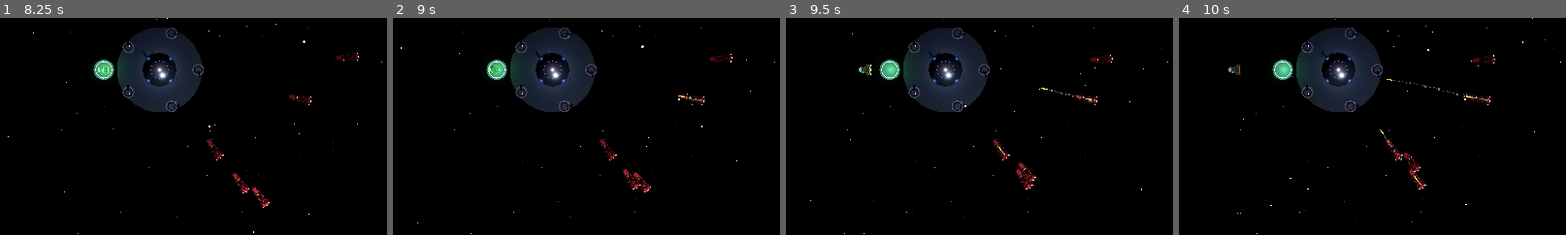
Above: before the commit, frames 1-4 (left to right).
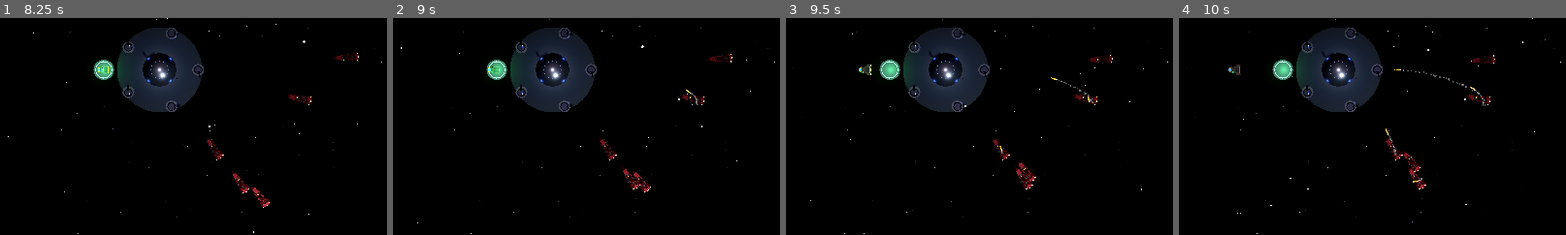
Above: after the commit, the same moments.

Repository: rgjhawkins/towerdefence
Game: Godot game, scene res://main_menu.tscn
The game is run twice, just before and just after one commit, with the same random seed, the same clock (stepped at 60 frames per second) and the same inputs.
Inputs (mouse positions are % of the whole screen's width and height, from its top left):
- Up to frame 1 (8.25 s): click "Start Game" at 0.5 s; click "+" at 1.25 s; click "+" at 2 s; move the mouse to (72, 45) at 2.77 s; hold Right (ui_right) 2.78-3.5 s; click (72, 45) at 2.92 s; drag from (30, 55) to (45, 70) at 3.52 s; move the mouse to (60, 28) at 4.27 s; hold Right (ui_right) 4.28-5 s; drag from (45, 70) to (20, 35) at 5.02 s; move the mouse to (80, 65) at 5.77 s; hold Left (ui_left) 5.78-6.5 s; drag from (20, 35) to (35, 25) at 6.52 s; move the mouse to (55, 50) at 7.27 s; hold Left (ui_left) 7.28-8 s; click (55, 50) at 7.42 s; drag from (35, 25) to (30, 55) at 8.02 s
- Up to frame 2 (9 s): move the mouse to (72, 45) at 8.77 s; hold Up (ui_up) from 8.78 s (still down)
- Up to frame 3 (9.5 s): keep holding Up (ui_up)
- Up to frame 4 (10 s): release Up (ui_up) at 9.5 s; drag from (30, 55) to (45, 70) at 9.52 s
The pictures show only the part of the screen within x 29-79%, y 38-88%; the shares and areas given below are measured in that part.

Frame 1 is identical in both runs. In frame 2, less than 0.1% of the frame differs, in the area x 73-81%, y 33-41%; in frame 3, 0.1%; in frame 4, 0.3%, in the area x 51-81%, y 23-77%.

Commit message:
Add guided missiles with random launch angles
- Missiles launch at random angles within forward 180 degrees
- Upward pitch bias for dramatic launch effect
- Guided behavior: missiles gradually turn toward station
- Turn rate of 2.0 for smooth trajectory correction

Co-Authored-By: Claude Opus 4.5 <noreply@anthropic.com>

Diff:
--- a/alien.gd
+++ b/alien.gd
@@ -71,6 +71,24 @@
 		var launch_offset := Vector3(0, 0.5, 0)
 		missile.global_position = global_position + launch_offset
 		missile.target_position = target_position
+
+		# Generate random launch direction within forward 180 degrees
+		var forward := (target_position - global_position).normalized()
+		# Random angle within hemisphere (-90 to +90 degrees from forward)
+		var random_yaw := randf_range(-PI / 2, PI / 2)
+		var random_pitch := randf_range(-PI / 4, PI / 2)  # Bias upward for launch effect
+
+		# Create rotation basis and apply to forward direction
+		var right := forward.cross(Vector3.UP).normalized()
+		var up := right.cross(forward).normalized()
+
+		# Rotate forward by yaw (left/right) and pitch (up/down)
+		var launch_dir := forward
+		launch_dir = launch_dir.rotated(Vector3.UP, random_yaw)
+		launch_dir = launch_dir.rotated(right, random_pitch)
+		launch_dir = launch_dir.normalized()
+
+		missile.launch_direction = launch_dir
 		get_tree().root.add_child(missile)
 
 
--- a/missile.gd
+++ b/missile.gd
@@ -8,8 +8,11 @@
 @export var wobble_strength: float = 3.0
 @export var wobble_frequency: float = 4.0
 @export var curve_strength: float = 2.0
+@export var turn_rate: float = 2.0  # How fast missile corrects toward target
 
 var target_position: Vector3 = Vector3.ZERO
+var launch_direction: Vector3 = Vector3.FORWARD  # Initial launch direction
+var current_direction: Vector3 = Vector3.FORWARD  # Current travel direction
 var age: float = 0.0
 var wobble_offset: float = 0.0
 var curve_direction: Vector3 = Vector3.ZERO
@@ -20,6 +23,8 @@
 func _ready() -> void:
 	# Start at initial slow speed
 	current_speed = initial_speed
+	# Set initial direction from launch direction
+	current_direction = launch_direction.normalized()
 	# Random phase offset for wobble
 	wobble_offset = randf() * TAU
 	# Random perpendicular curve direction
@@ -35,13 +40,16 @@
 	# Accelerate over time
 	current_speed = minf(current_speed + acceleration * delta, max_speed)
 
-	# Base direction towards target
+	# Calculate direction towards target
 	var to_target := target_position - global_position
 	var distance := to_target.length()
-	var base_direction := to_target.normalized()
+	var target_direction := to_target.normalized()
 
-	# Calculate perpendicular vectors for wobble
-	var right := base_direction.cross(Vector3.UP).normalized()
+	# Gradually turn toward target (guided missile behavior)
+	current_direction = current_direction.lerp(target_direction, turn_rate * delta).normalized()
+
+	# Calculate perpendicular vectors for wobble based on current direction
+	var right := current_direction.cross(Vector3.UP).normalized()
 	var up := Vector3.UP
 
 	# Wobble effect - sinusoidal side-to-side and up-down motion
@@ -57,8 +65,8 @@
 	var curve_falloff: float = clampf(1.0 - age / 2.0, 0.0, 1.0)
 	var curve: Vector3 = curve_direction * curve_strength * curve_falloff
 
-	# Combine all movement
-	var final_direction := base_direction + (right * wobble_h + up * wobble_v + curve) * delta
+	# Combine current direction with wobble effects
+	var final_direction := current_direction + (right * wobble_h + up * wobble_v + curve) * delta
 	final_direction = final_direction.normalized()
 
 	actual_velocity = final_direction * current_speed
